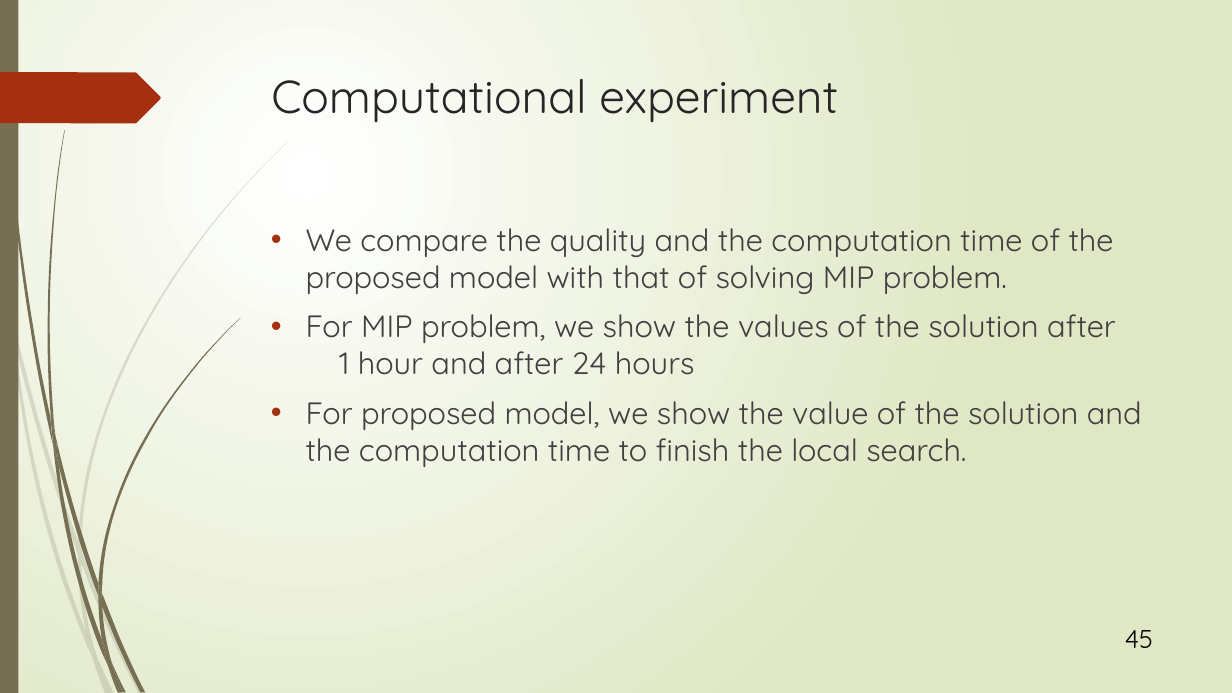
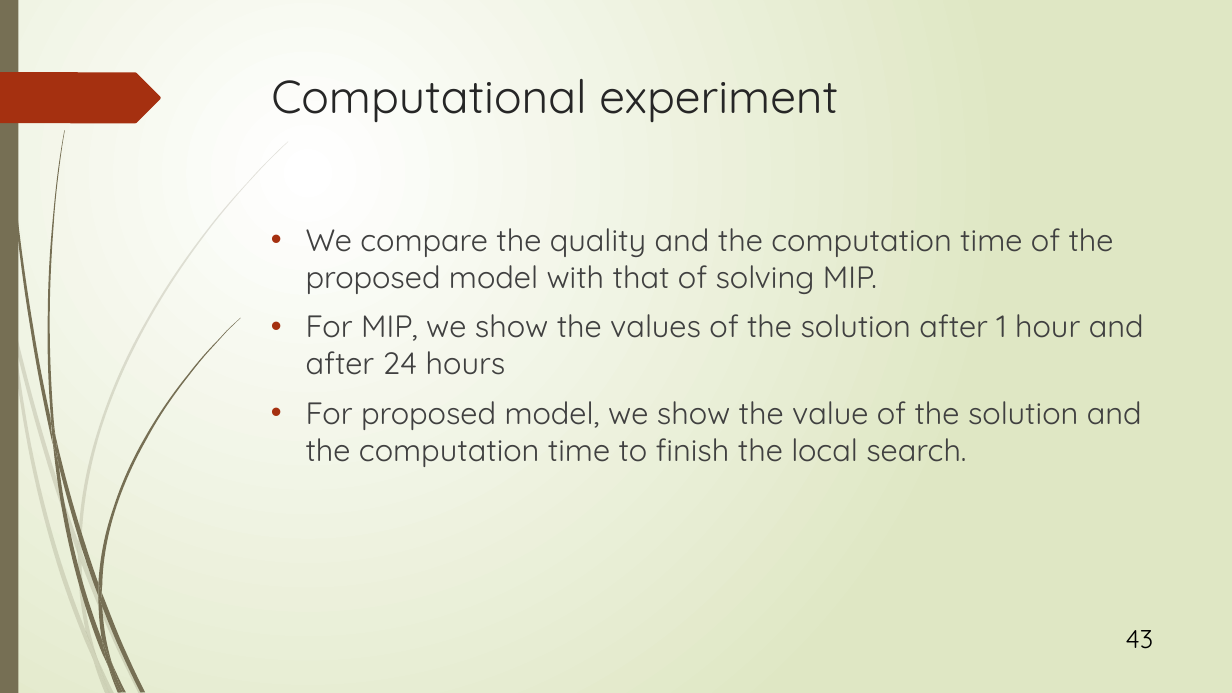
Before and after one commit to r-kurosu/kline_new, a slide deck: slide 43 of 竹田.pptx (slide 45 before the commit). Drawn at 1232x693 pixels with LibreOffice and Linux fonts; fonts in the diff are those of the drawing. Boxes give left, top, right and bottom in pixels: in the first picture for what was removed or moved away, otherwise in the second. Text is boxed around its words. In the diff, an @@ line names an element or a change of style, - is before the commit and + after.

```diff
--- a/竹田.pptx
+++ b/竹田.pptx
@@ text at [306,228,1144,375]: text changed @@
-• We compare the quality and the computation time of the proposed model with that of solving MIP problem.
-• For MIP problem, we show the values of the solution after 1 hour and after 24 hours
+• We compare the quality and the computation time of the proposed model with that of solving MIP.
+• For MIP, we show the values of the solution after 1 hour and after 24 hours
@@ page number at [1126,630,1154,649]: text changed @@
-45
+43
```
Also in this commit, not shown: 26 other slides changed.
